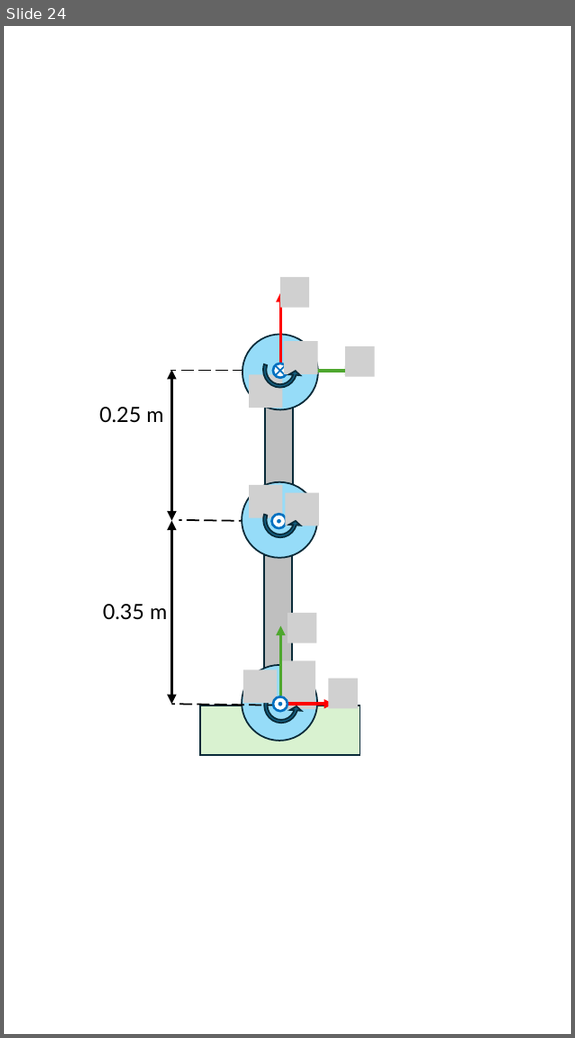
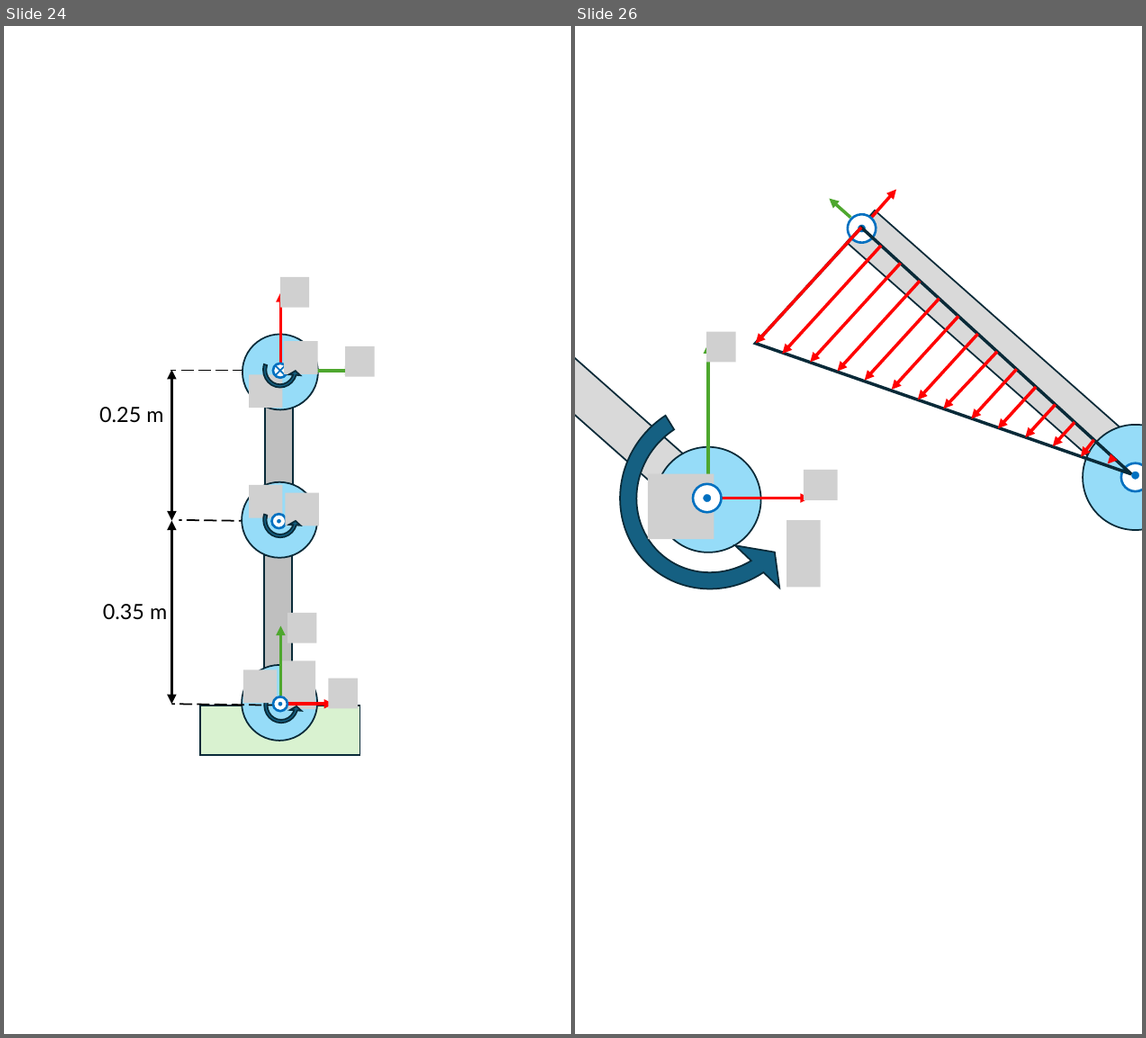
Before and after one commit to iocroblab/from_code_to_robot, a slide deck: robotics/Resources/Images/Robot images.pptx. Shown side by side, each under a label of ours: slide 24 before the commit, slides 24 and 26 after it; the slides between them are not shown. The pictures are 575x1038 and 1146x1038 pixels, drawn with LibreOffice and Linux fonts; fonts in the diff are those of the drawing; grey boxes stand for pictures; background and template pictures are left out. Boxes give left, top, right and bottom in pixels: in the first picture for what was removed or moved away, otherwise in the second. Text is boxed around its words. In the diff, an @@ line names an element or a change of style, - is before the commit and + after.

```diff
--- a/robotics/Resources/Images/Robot images.pptx
+++ b/robotics/Resources/Images/Robot images.pptx
@@ slide 26 added at [575, 26, 1142, 1034], background #FFFFFF @@
@@ rectangle added at [575, 239, 687, 489], fill #D9D9D9, outline #092A39 1.5 pt @@
@@ group added at [829, 189, 1121, 461]: 2 arrows, 2 ellipses, 1 rectangle @@
@@ circular arrow added at [575, 330, 877, 660], fill #156082, outline #092A39 1.5 pt @@
@@ ellipse added at [1083, 425, 1142, 529], fill #96DCF8, outline #092A39 1.5 pt @@
@@ ellipse added at [656, 447, 761, 552], fill #96DCF8, outline #092A39 1.5 pt @@
@@ group added at [648, 331, 837, 539]: 3 pictures, 2 arrows, 2 ellipses @@
@@ group added at [756, 227, 1132, 590]: 14 arrows, 1 right triangle @@
@@ ellipse added at [1120, 463, 1142, 491], fill #FFFFFF, outline #0070C0 2.25 pt @@
@@ ellipse added at [1131, 472, 1139, 479], fill #0070C0, outline #0070C0 0.25 pt @@
@@ picture added at [787, 520, 821, 587] @@
```
Also in this commit, not shown: 3 other slides added, 15 other files.
